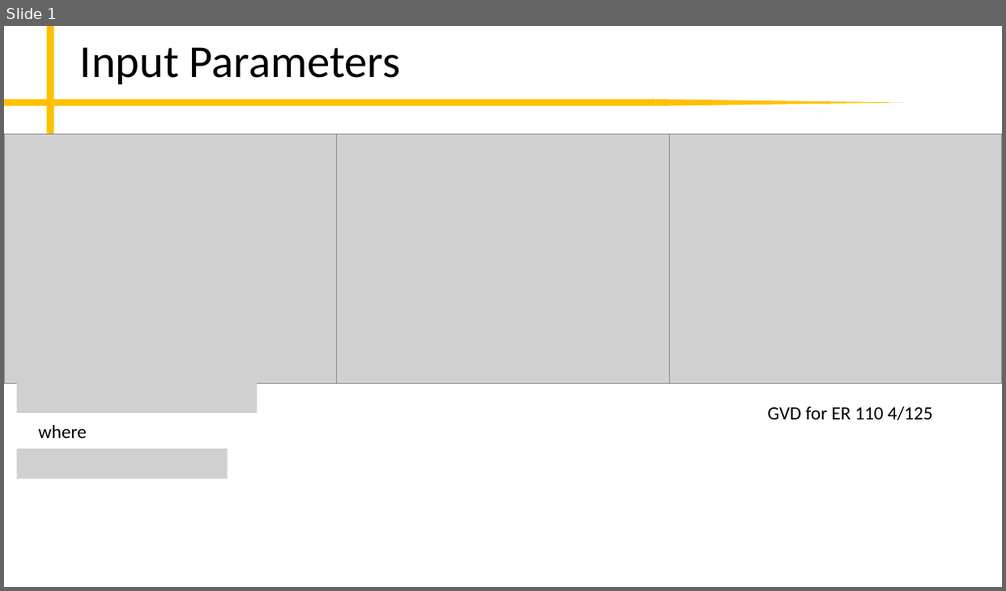
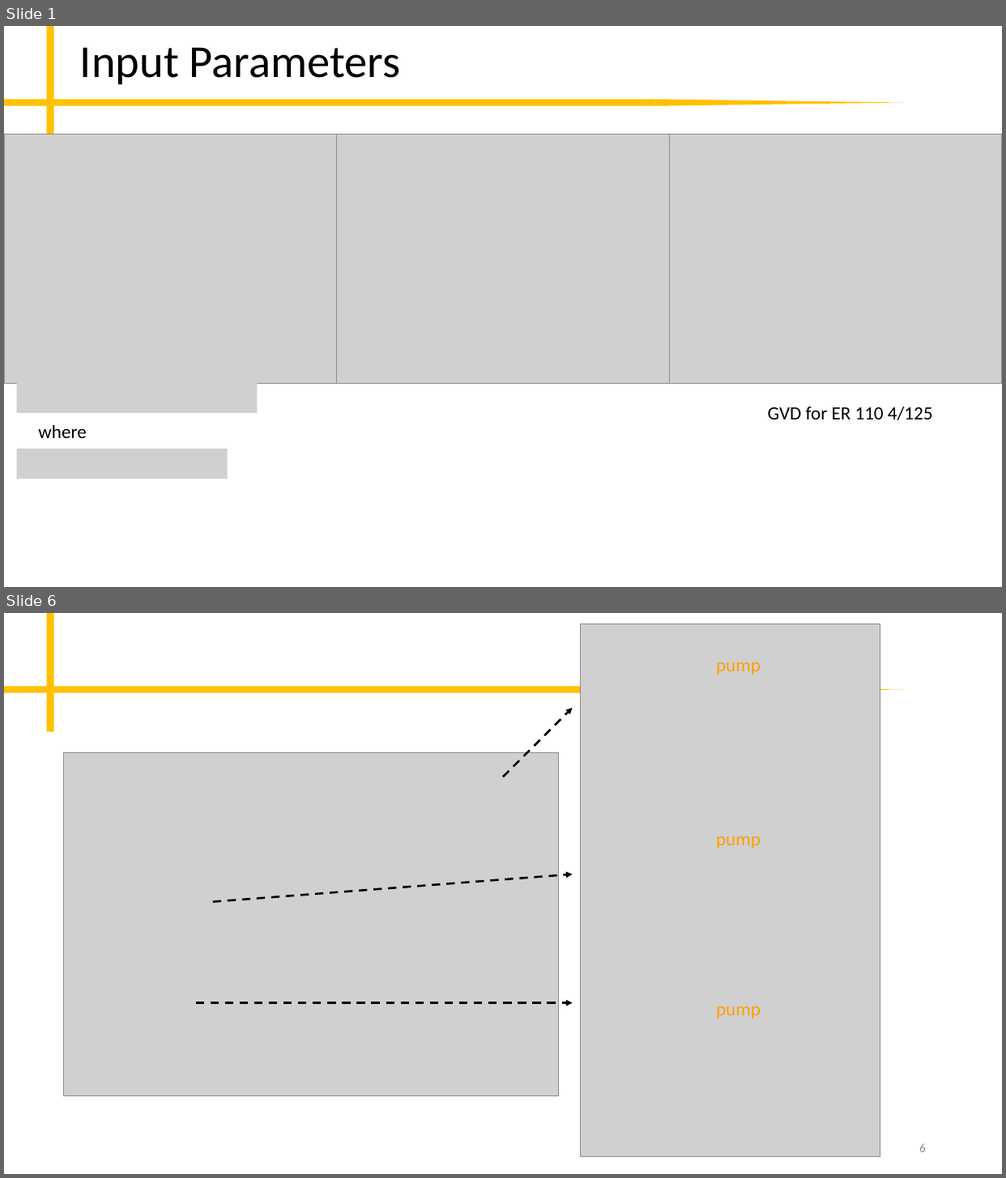
Before and after one commit to peter-chang62/Laser-Design-Scripts, a slide deck: memo.pptx. Shown one above the other, each under a label of ours: slide 1 before the commit, slides 1 and 6 after it; the slides between them are not shown. The pictures are 1006x591 and 1006x1178 pixels, drawn with LibreOffice and Linux fonts; fonts in the diff are those of the drawing; grey boxes stand for pictures. Boxes give left, top, right and bottom in pixels: in the first picture for what was removed or moved away, otherwise in the second. Text is boxed around its words. In the diff, an @@ line names an element or a change of style, - is before the commit and + after.

Commit message:
allowed backward pump, not actually a big modification

```diff
--- a/memo.pptx
+++ b/memo.pptx
@@ slide 6 added at [4, 613, 1002, 1174], background #FFFFFF; not listed: 3 template elements that a slide beside it also shows @@
@@ picture added at [582, 624, 880, 1157] @@
@@ text added at [716, 662, 761, 675], 18 pt, text #FF9F01 @@
+pump
@@ arrow added from (503, 777) to (572, 708), #000000 2 pt dashed @@
@@ picture added at [637, 709, 704, 739] @@
@@ picture added at [64, 752, 559, 1097] @@
@@ picture added at [710, 854, 777, 884] @@
@@ text added at [716, 837, 761, 849], 18 pt, text #FF9F01 @@
+pump
@@ arrow added from (213, 902) to (572, 875), #000000 2 pt dashed @@
@@ arrow added from (196, 1003) to (572, 1003), #000000 2 pt dashed @@
@@ picture added at [710, 1021, 777, 1051] @@
@@ text added at [716, 1007, 761, 1019], 18 pt, text #FF9F01 @@
+pump
@@ page number added at [919, 1144, 926, 1152], 12 pt, text #8C8C8C @@
+6
```
Also in this commit, not shown: 1 slide changed, 4 other slides added, 1 other file.
